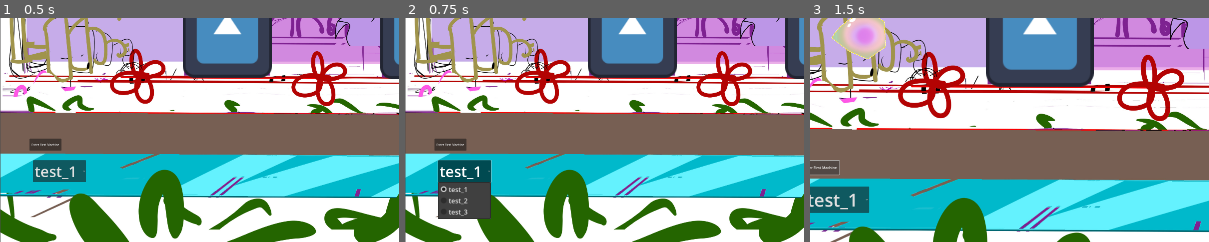
Above: before the commit, frames 1-3 (left to right).
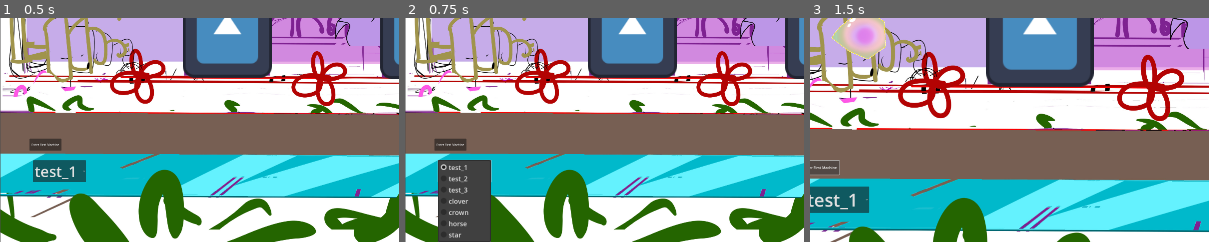
Above: after the commit, the same moments.

Repository: CorentinSerrie/BubbleFactory
Game: Godot game, scene res://factory.tscn
Same seed, same stepped clock (60 frames per second), same inputs: the game is played once before the commit and once after it. The engine's default icon, where the game draws it, is replaced by a stand-in: a white triangle on a blue panel in a dark square.
Inputs:
- Up to frame 1 (0.5 s): no input
- Up to frame 2 (0.75 s): click "test_1" at 0.5 s
- Up to frame 3 (1.5 s): click "Enter First Machine" at 1.25 s
The pictures show only the part of the screen within x 0-50%, y 50-100%; the shares and areas given below are measured in that part.

Frame 1 is identical in both runs. In frame 2, 2.9% of the frame differs, in the area x 8-22%, y 63-100%; in frame 3, nothing differs.

Commit message:
selection with louises bubbles

Diff:
--- a/bubble_clover.tscn
+++ b/bubble_clover.tscn
@@ -6,12 +6,12 @@
 [ext_resource type="Script" path="res://addons/rmsmartshape/shapes/point_array.gd" id="4_vd7gd"]
 [ext_resource type="Script" path="res://addons/rmsmartshape/materials/edge_material_metadata.gd" id="5_13i4m"]
 [ext_resource type="Script" path="res://addons/rmsmartshape/materials/edge_material.gd" id="6_t5yg2"]
-[ext_resource type="Texture2D" uid="uid://bqmjlbarkphxq" path="res://assets/bubble_edge.png" id="7_pjswl"]
+[ext_resource type="Texture2D" uid="uid://bqmjlbarkphxq" path="res://assets/Bubbles/bubble_edge.png" id="7_pjswl"]
 [ext_resource type="Script" path="res://addons/rmsmartshape/normal_range.gd" id="8_cwtn4"]
-[ext_resource type="Texture2D" uid="uid://gebbaah3nbgo" path="res://assets/BUBBLE3.png" id="9_m51n6"]
+[ext_resource type="Texture2D" uid="uid://gebbaah3nbgo" path="res://assets/Bubbles/BUBBLE3.png" id="9_m51n6"]
 [ext_resource type="Script" path="res://addons/rmsmartshape/materials/shape_material.gd" id="10_6pphm"]
 
-[sub_resource type="Resource" id="Resource_aqbvw"]
+[sub_resource type="Resource" id="Resource_r22ld"]
 script = ExtResource("2_y0u1l")
 texture_idx = 0
 flip = false
--- a/bubble_crown.tscn
+++ b/bubble_crown.tscn
@@ -6,12 +6,12 @@
 [ext_resource type="Script" path="res://addons/rmsmartshape/shapes/point_array.gd" id="4_uwibr"]
 [ext_resource type="Script" path="res://addons/rmsmartshape/materials/edge_material_metadata.gd" id="5_tl8u2"]
 [ext_resource type="Script" path="res://addons/rmsmartshape/materials/edge_material.gd" id="6_rkjsr"]
-[ext_resource type="Texture2D" uid="uid://bqmjlbarkphxq" path="res://assets/bubble_edge.png" id="7_c1opv"]
+[ext_resource type="Texture2D" uid="uid://bqmjlbarkphxq" path="res://assets/Bubbles/bubble_edge.png" id="7_c1opv"]
 [ext_resource type="Script" path="res://addons/rmsmartshape/normal_range.gd" id="8_ly6bb"]
-[ext_resource type="Texture2D" uid="uid://gebbaah3nbgo" path="res://assets/BUBBLE3.png" id="9_5ffjk"]
+[ext_resource type="Texture2D" uid="uid://gebbaah3nbgo" path="res://assets/Bubbles/BUBBLE3.png" id="9_5ffjk"]
 [ext_resource type="Script" path="res://addons/rmsmartshape/materials/shape_material.gd" id="10_0r1dg"]
 
-[sub_resource type="Resource" id="Resource_ucps2"]
+[sub_resource type="Resource" id="Resource_4dni5"]
 script = ExtResource("2_vnhlh")
 texture_idx = 0
 flip = false
--- a/bubble_horse.tscn
+++ b/bubble_horse.tscn
@@ -7,11 +7,11 @@
 [ext_resource type="Script" path="res://addons/rmsmartshape/materials/edge_material_metadata.gd" id="5_hwgry"]
 [ext_resource type="Script" path="res://addons/rmsmartshape/materials/shape_material.gd" id="6_jvdnh"]
 [ext_resource type="Script" path="res://addons/rmsmartshape/materials/edge_material.gd" id="6_kug2d"]
-[ext_resource type="Texture2D" uid="uid://bqmjlbarkphxq" path="res://assets/bubble_edge.png" id="7_s5kry"]
+[ext_resource type="Texture2D" uid="uid://bqmjlbarkphxq" path="res://assets/Bubbles/bubble_edge.png" id="7_s5kry"]
 [ext_resource type="Script" path="res://addons/rmsmartshape/normal_range.gd" id="8_86kw3"]
-[ext_resource type="Texture2D" uid="uid://gebbaah3nbgo" path="res://assets/BUBBLE3.png" id="9_k6dfa"]
-
-[sub_resource type="Resource" id="Resource_3c831"]
+[ext_resource type="Texture2D" uid="uid://gebbaah3nbgo" path="res://assets/Bubbles/BUBBLE3.png" id="9_k6dfa"]
+
+[sub_resource type="Resource" id="Resource_urg3t"]
 script = ExtResource("2_is4g2")
 texture_idx = 0
 flip = false
--- a/bubble_shape_list.tres
+++ b/bubble_shape_list.tres
@@ -1,11 +1,15 @@
-[gd_resource type="Resource" load_steps=5 format=3 uid="uid://dywaxnpe75g12"]
+[gd_resource type="Resource" load_steps=9 format=3 uid="uid://dywaxnpe75g12"]
 
 [ext_resource type="PackedScene" uid="uid://cpy4b4vl4jqcp" path="res://ma_nouvelle_bulle_trop_stylee.tscn" id="1_fm2p5"]
 [ext_resource type="PackedScene" uid="uid://x7n1t1f7qgqc" path="res://bubble_1.tscn" id="2_p34d2"]
 [ext_resource type="PackedScene" uid="uid://bg01442lniwsy" path="res://bubble_2.tscn" id="3_u07ar"]
+[ext_resource type="PackedScene" uid="uid://ckpvps60lb4ep" path="res://bubble_clover.tscn" id="4_p430b"]
 [ext_resource type="Script" path="res://bubble_shape_list.gd" id="4_uipqu"]
+[ext_resource type="PackedScene" uid="uid://uavjqxn7qfar" path="res://bubble_crown.tscn" id="5_7r30w"]
+[ext_resource type="PackedScene" uid="uid://dpch2l6lnt4eg" path="res://bubble_horse.tscn" id="6_44r88"]
+[ext_resource type="PackedScene" path="res://bubble_star.tscn" id="7_lkj7n"]
 
 [resource]
 script = ExtResource("4_uipqu")
-list = Array[Resource]([ExtResource("1_fm2p5"), ExtResource("2_p34d2"), ExtResource("3_u07ar")])
-names = Array[String](["test_1", "test_2", "test_3"])
+list = Array[Resource]([ExtResource("1_fm2p5"), ExtResource("2_p34d2"), ExtResource("3_u07ar"), ExtResource("4_p430b"), ExtResource("5_7r30w"), ExtResource("6_44r88"), ExtResource("7_lkj7n")])
+names = Array[String](["test_1", "test_2", "test_3", "clover", "crown", "horse", "star"])
Not shown: 11 places in bubble_clover.tscn that only renumber resources
Not shown: 7 places in bubble_creation.tscn that only renumber resources
Not shown: 14 places in bubble_crown.tscn that only renumber resources
Not shown: 47 places in bubble_horse.tscn that only renumber resources
